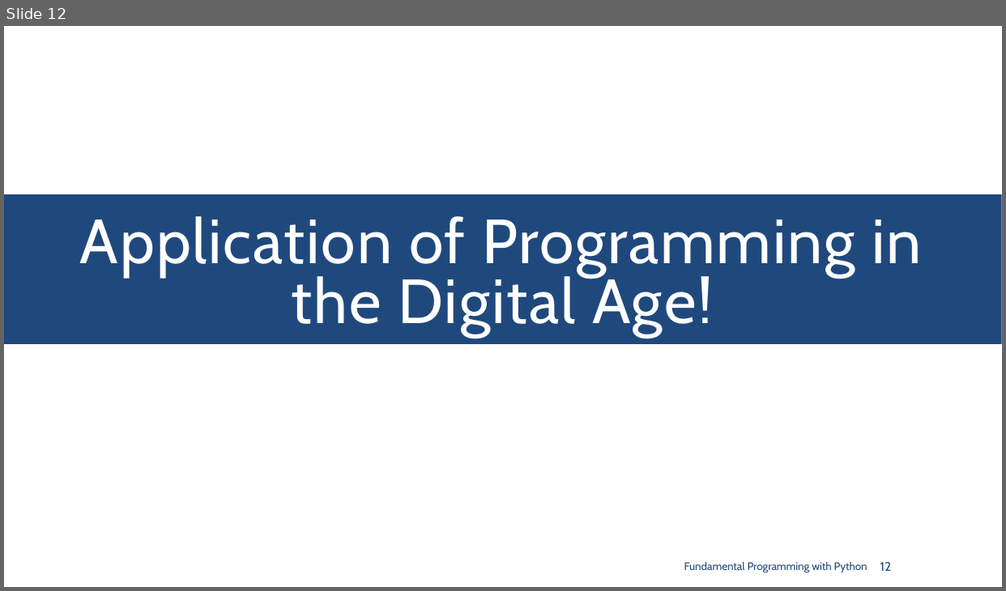
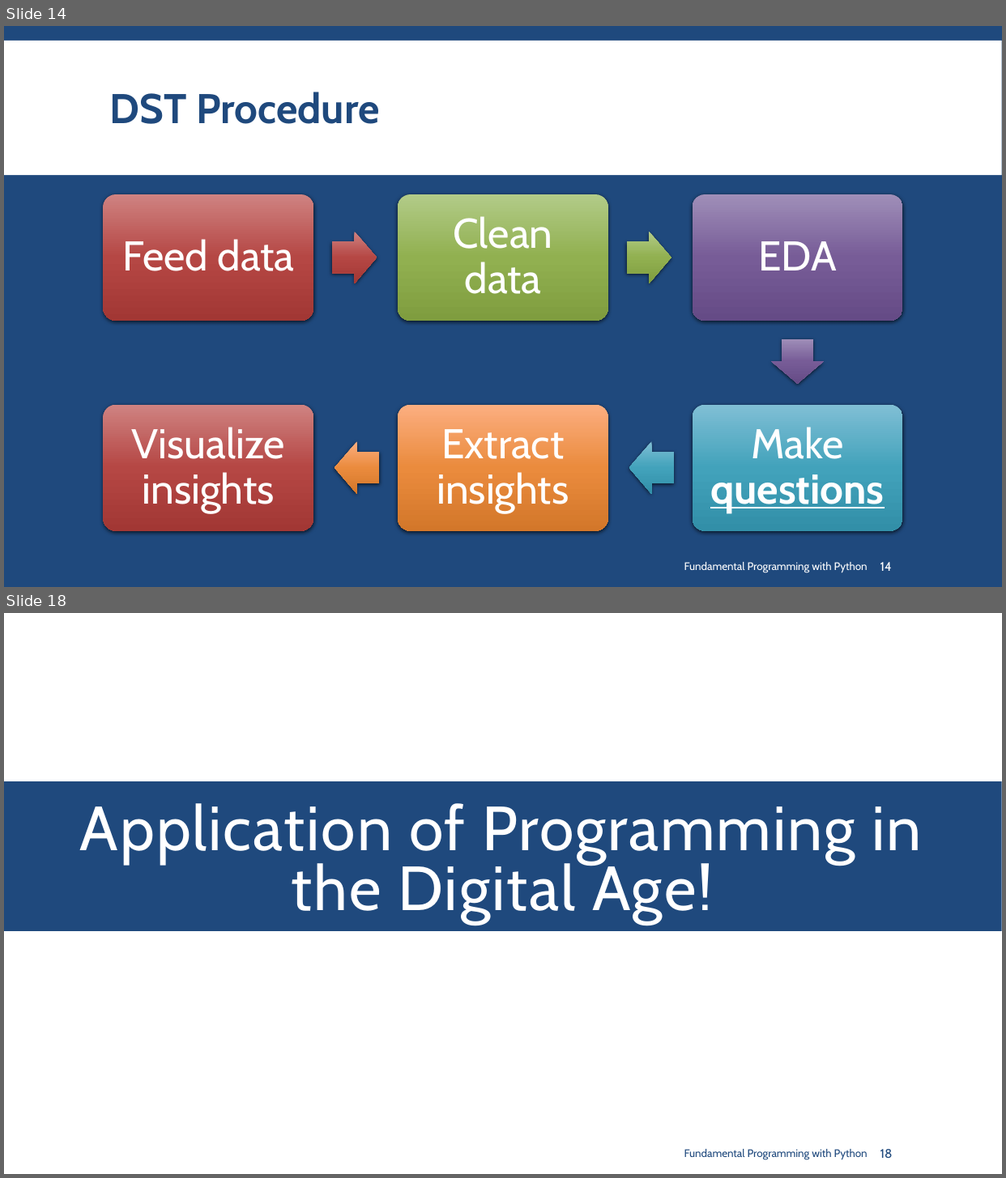
Before and after one commit to SharifPythonSpace/Course1401, a slide deck: Slide/17- Visualization for Presentation and better Understanding.pptx. Shown one above the other, each under a label of ours: slide 12 before the commit, slides 14 and 18 after it; the slides between them are not shown. The pictures are 1006x591 and 1006x1178 pixels, drawn with LibreOffice and Linux fonts; fonts in the diff are those of the drawing; background and template pictures are left out. Boxes give left, top, right and bottom in pixels: in the first picture for what was removed or moved away, otherwise in the second. Text is boxed around its words. In the diff, an @@ line names an element or a change of style, - is before the commit and + after.

```diff
--- a/Slide/17- Visualization for Presentation and better Understanding.pptx
+++ b/Slide/17- Visualization for Presentation and better Understanding.pptx
@@ slide 14 added at box(4, 26, 1002, 587), background #1F497D @@
@@ rectangle added at box(4, 41, 1002, 175), fill #FFFFFF @@
@@ title added at box(110, 92, 379, 124), 40 pt, text #1F497D, bold @@
+DST Procedure
@@ group added at box(104, 194, 903, 531): 6 rounded rectangles, 6 texts, 5 right arrows @@
+Feed data
+Clean data
+EDA
+Make questions
+Extract insights
+Visualize insights
@@ text added at box(684, 562, 867, 574), 10.5 pt, text #FFFFFF @@
+Fundamental Programming with Python
@@ page number added at box(880, 562, 892, 571), 12 pt, text #FFFFFF @@
+14
@@ what was slide 12 is now slide 18 @@
@@ page number at box(880, 1149, 893, 1158): text changed @@
-12
+18
```
Also in this commit, not shown: 7 slides changed, 6 other slides added.
